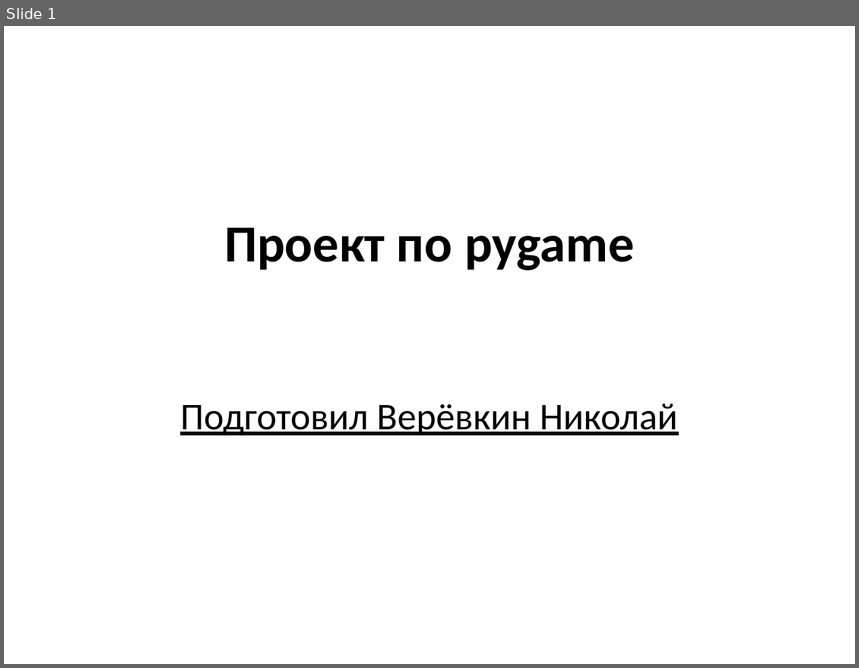
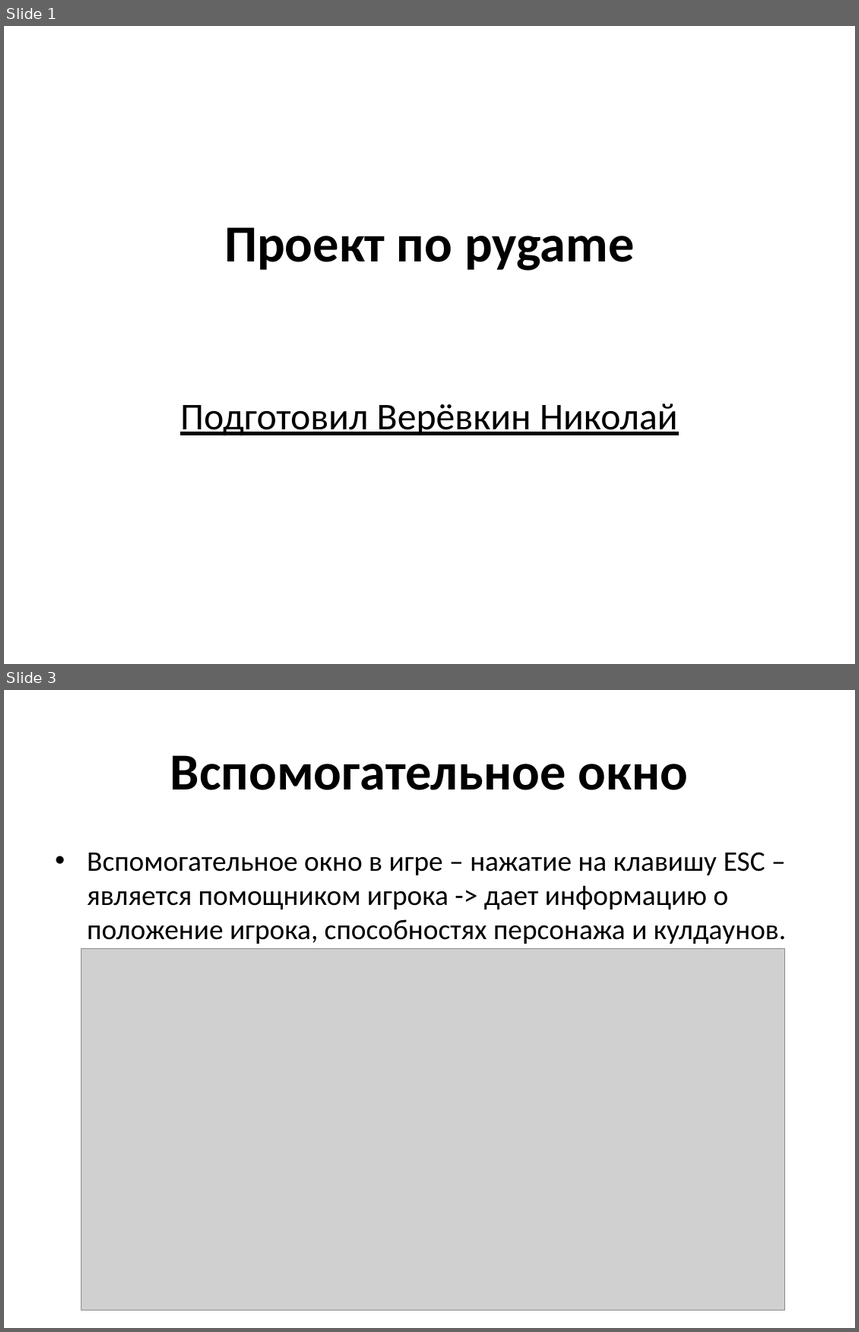
Before and after one commit to Poolwerx/game_pygame_proj, a slide deck: Проект по pygame.pptx. Shown one above the other, each under a label of ours: slide 1 before the commit, slides 1 and 3 after it; the slides between them are not shown. The pictures are 859x668 and 859x1332 pixels, drawn with LibreOffice and Linux fonts; fonts in the diff are those of the drawing; grey boxes stand for pictures; background and template pictures are left out. Boxes give left, top, right and bottom in pixels: in the first picture for what was removed or moved away, otherwise in the second. Text is boxed around its words. In the diff, an @@ line names an element or a change of style, - is before the commit and + after.

```diff
--- a/Проект по pygame.pptx
+++ b/Проект по pygame.pptx
@@ slide 3 added at (x1=4, y1=690, x2=855, y2=1328), background picture (left out) @@
@@ title added at (x1=170, y1=755, x2=688, y2=790), 44 pt, text #000000, bold @@
+Вспомогательное окно
@@ text added at (x1=87, y1=852, x2=786, y2=944), 24 pt, text #000000 @@
+• Вспомогательное окно в игре – нажатие на клавишу ESC – является помощником игрока -> дает информацию о положение игрока, способностях персонажа и кулдаунов.
@@ picture added at (x1=82, y1=948, x2=785, y2=1310) @@
```
Also in this commit, not shown: 1 slide changed, 5 other slides added, 3 slides removed, 28 other files.
